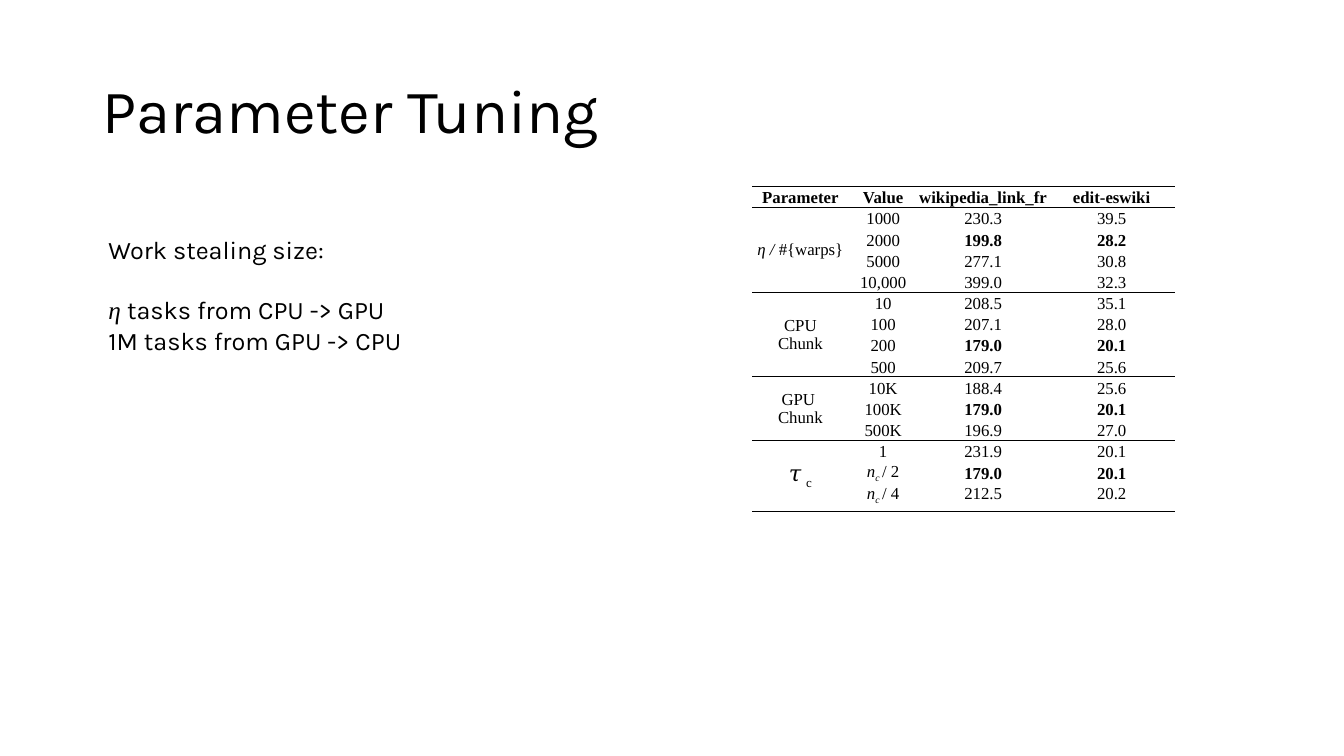
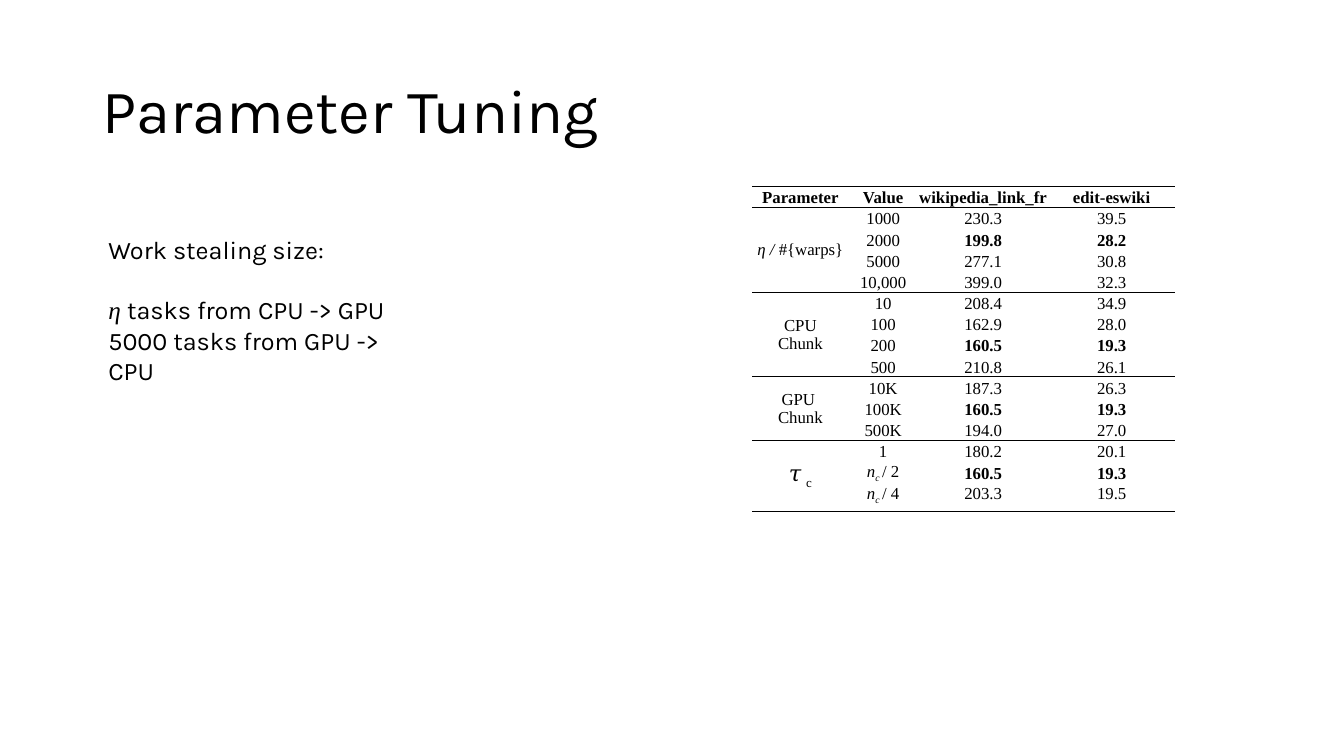
Before and after one commit to akhlaqueak/G-ThinkerCG, a slide deck: slide 4 of results-tables.pptx. Drawn at 1344x756 pixels with LibreOffice and Linux fonts; fonts in the diff are those of the drawing. Boxes give left, top, right and bottom in pixels: in the first picture for what was removed or moved away, otherwise in the second. Text is boxed around its words. In the diff, an @@ line names an element or a change of style, - is before the commit and + after.

```diff
--- a/results-tables.pptx
+++ b/results-tables.pptx
@@ table at box(752, 187, 1176, 511) @@
-row 6, column 3: 208.5
+row 6, column 3: 208.4
-row 6, column 4: 35.1
+row 6, column 4: 34.9
-row 7, column 3: 207.1
+row 7, column 3: 162.9
-row 8, column 3: 179.0
+row 8, column 3: 160.5
-row 8, column 4: 20.1
+row 8, column 4: 19.3
-row 9, column 3: 209.7
+row 9, column 3: 210.8
-row 9, column 4: 25.6
+row 9, column 4: 26.1
-row 10, column 3: 188.4
+row 10, column 3: 187.3
-row 10, column 4: 25.6
+row 10, column 4: 26.3
-row 11, column 3: 179.0
+row 11, column 3: 160.5
-row 11, column 4: 20.1
+row 11, column 4: 19.3
-row 12, column 3: 196.9
+row 12, column 3: 194.0
-row 13, column 3: 231.9
+row 13, column 3: 180.2
-row 14, column 3: 179.0
+row 14, column 3: 160.5
-row 14, column 4: 20.1
+row 14, column 4: 19.3
-row 15, column 3: 212.5
+row 15, column 3: 203.3
-row 15, column 4: 20.2
+row 15, column 4: 19.5
@@ text at box(108, 332, 351, 351): text changed @@
-1M tasks from GPU -> CPU
+5000 tasks from GPU -> CPU
```
Also in this commit, not shown: 6 other slides changed, 25 other files.
